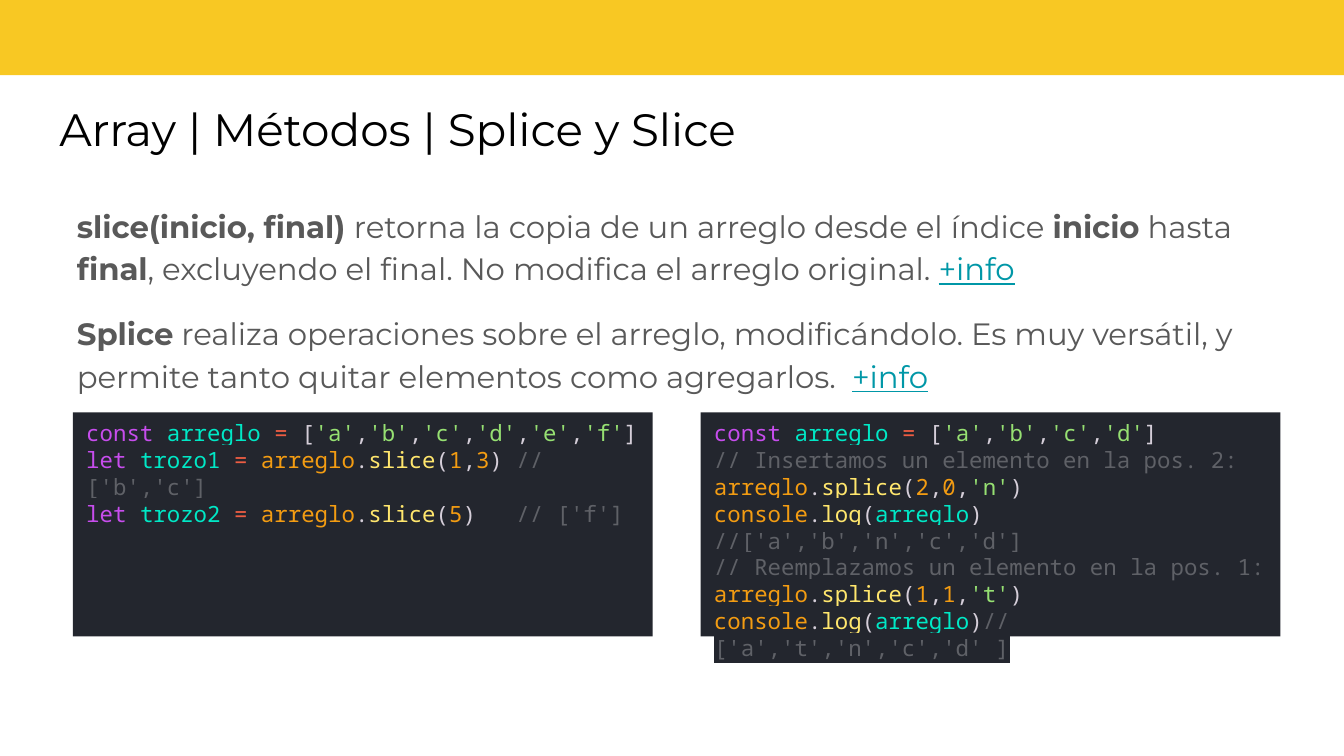
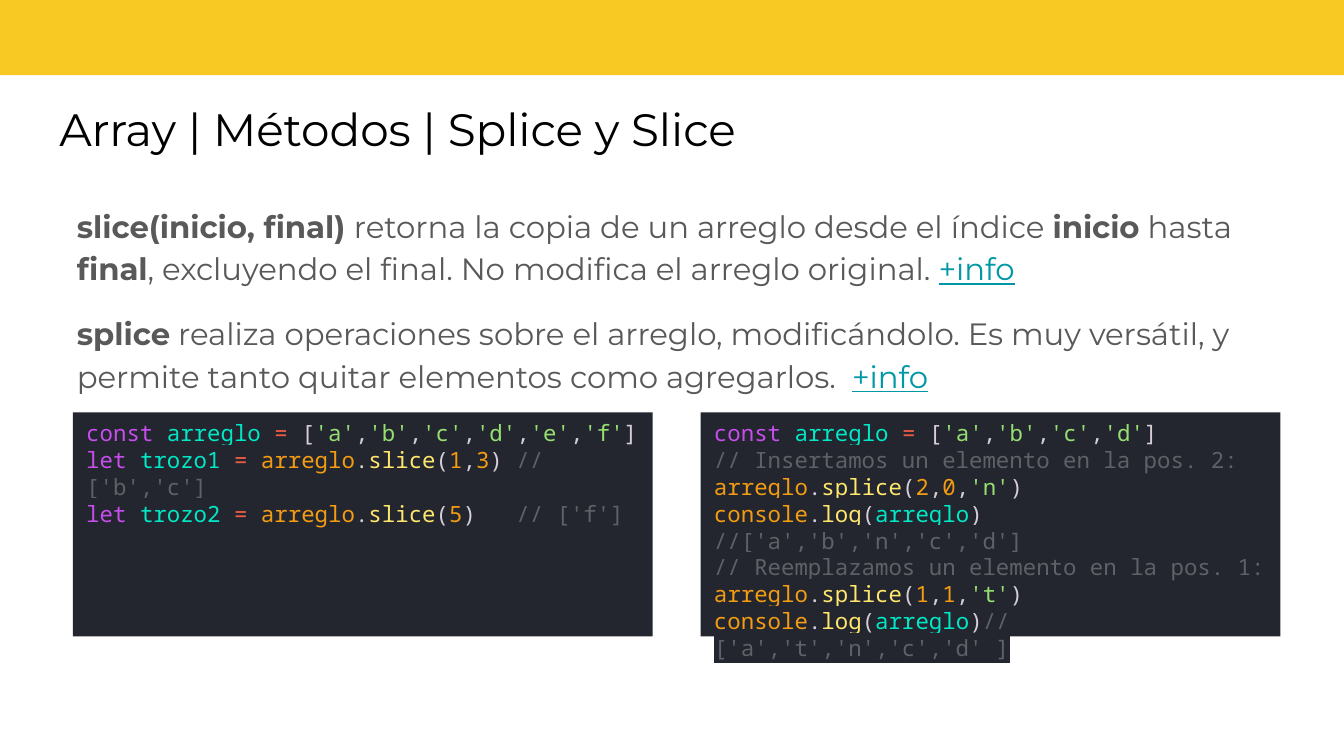
Before and after one commit to alejant/Comision_24266, a slide deck: slide 18 of Clase_17/Clase 17. JS 5.pptx. Drawn at 1344x756 pixels with LibreOffice and Linux fonts; fonts in the diff are those of the drawing; background and template pictures are left out. Boxes give left, top, right and bottom in pixels: in the first picture for what was removed or moved away, otherwise in the second. Text is boxed around its words. In the diff, an @@ line names an element or a change of style, - is before the commit and + after.

```diff
--- a/Clase_17/Clase 17. JS 5.pptx
+++ b/Clase_17/Clase 17. JS 5.pptx
@@ text at (77,321,1230,394): text changed @@
-Splice realiza operaciones sobre el arreglo, modificándolo. Es muy versátil, y permite tanto quitar elementos como agregarlos. +info
+splice realiza operaciones sobre el arreglo, modificándolo. Es muy versátil, y permite tanto quitar elementos como agregarlos. +info
```
Also in this commit, not shown: 5 other slides changed, 17 other files.
